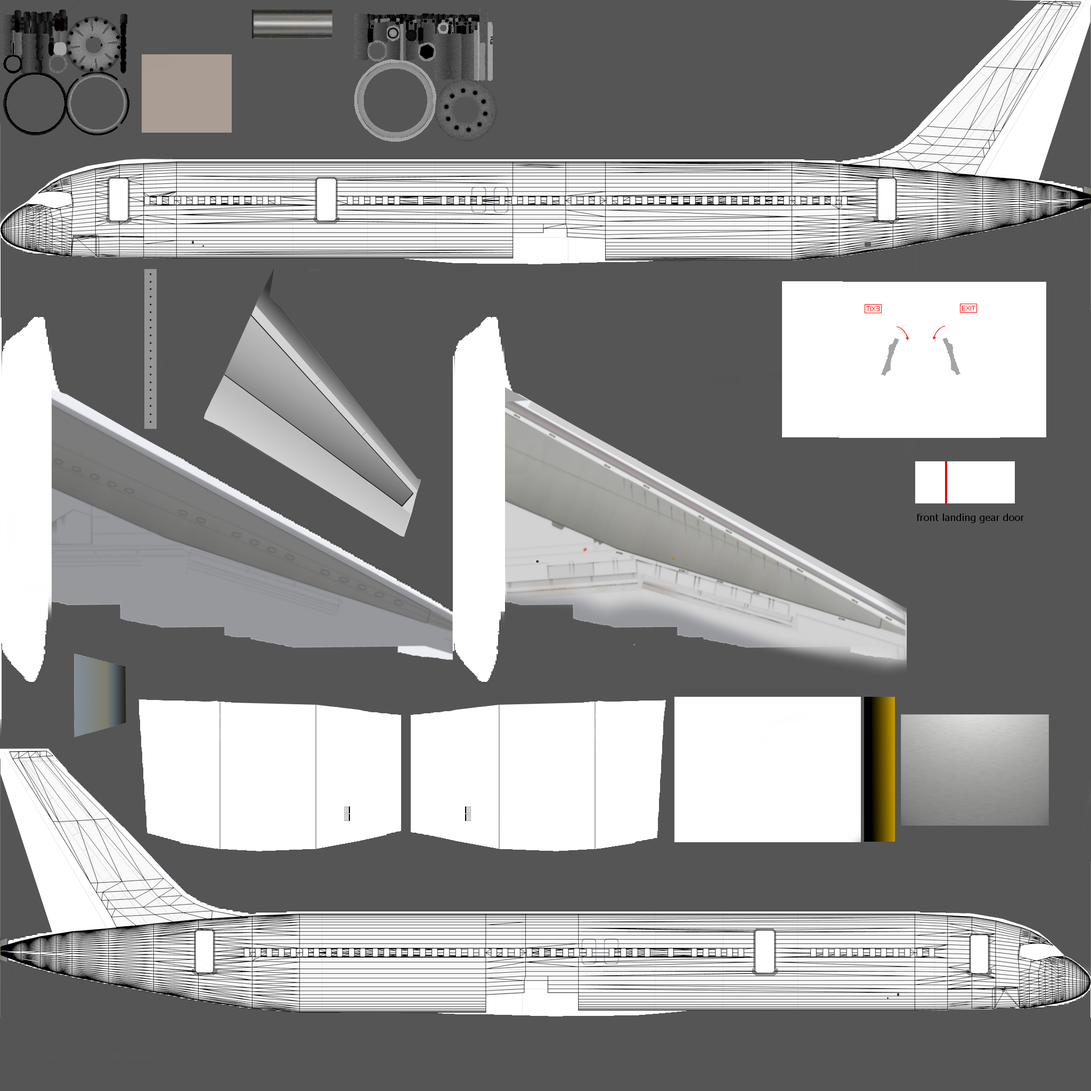
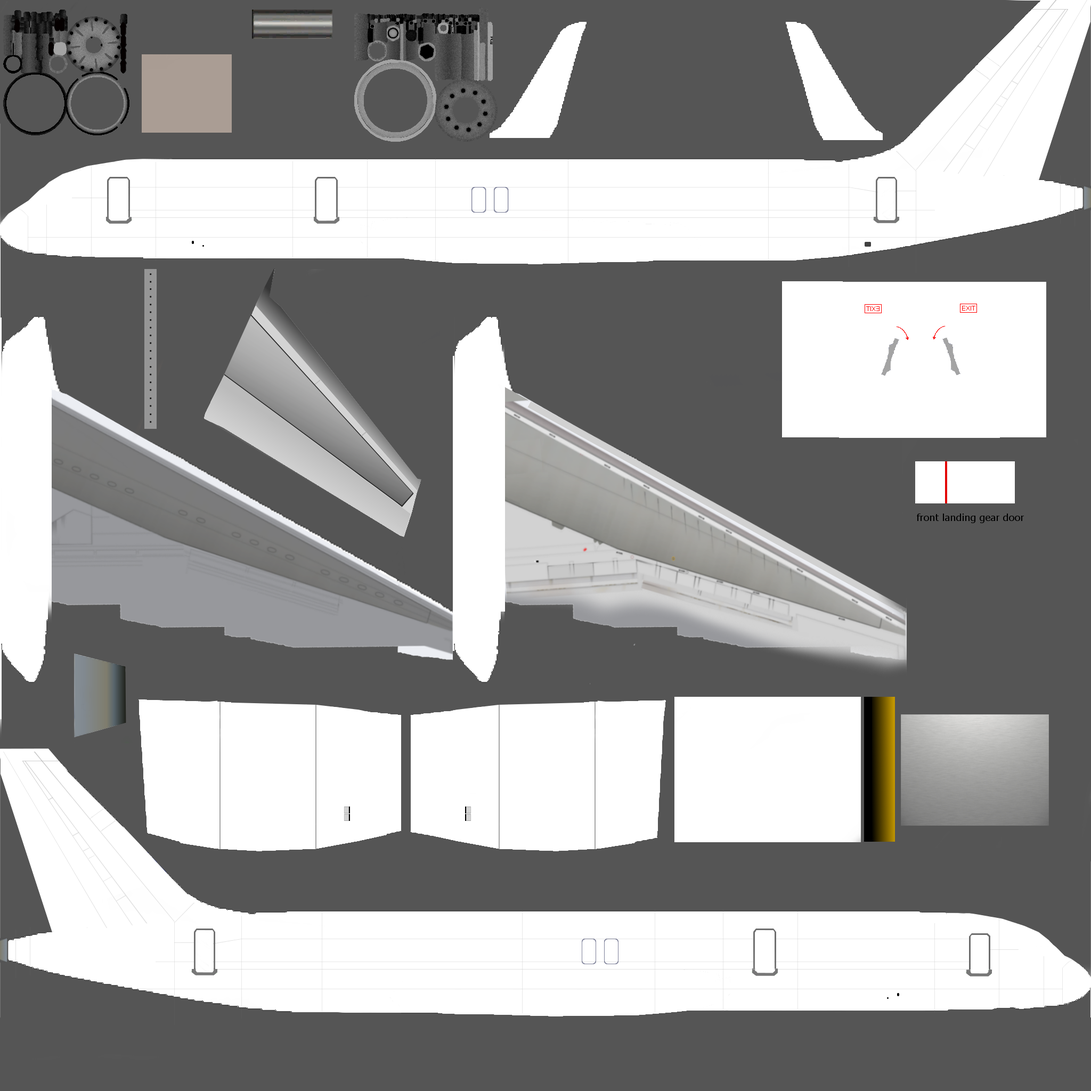
Two versions of the same layered image (w=1091, h=1091). Layer-by-layer changes:
hid "UV.png", painted on it over (0, 0, 1091, 1014)
painted on "BLN.png" over (489, 21, 884, 141)
